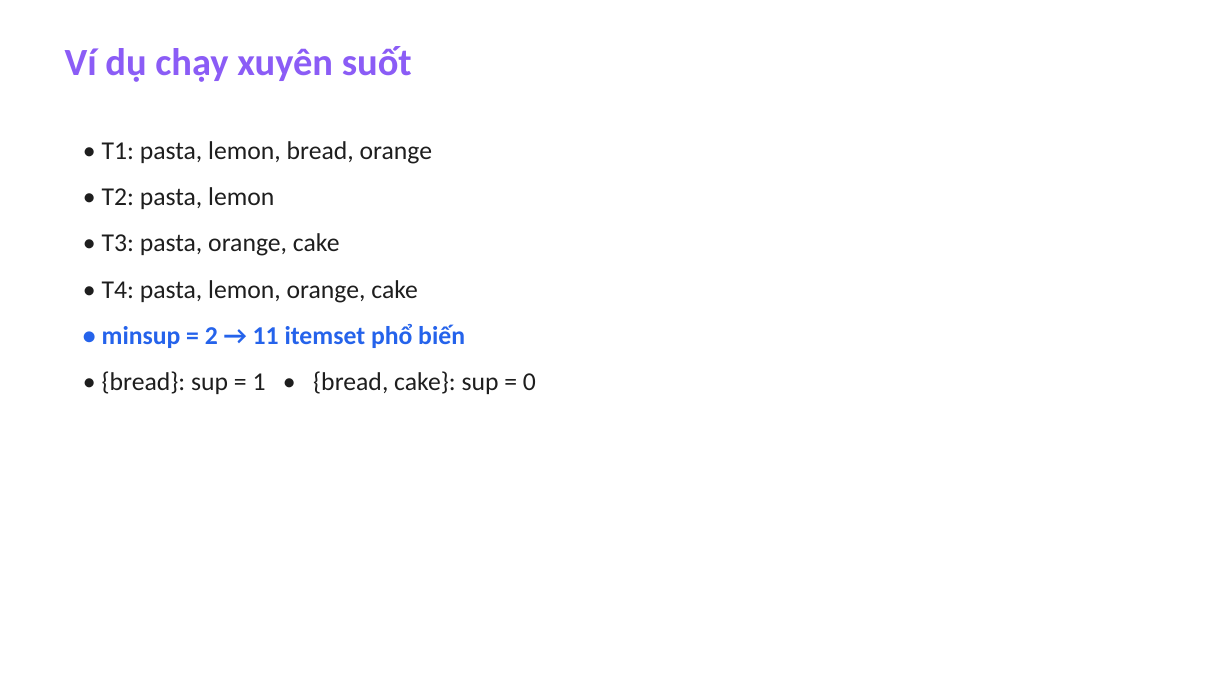
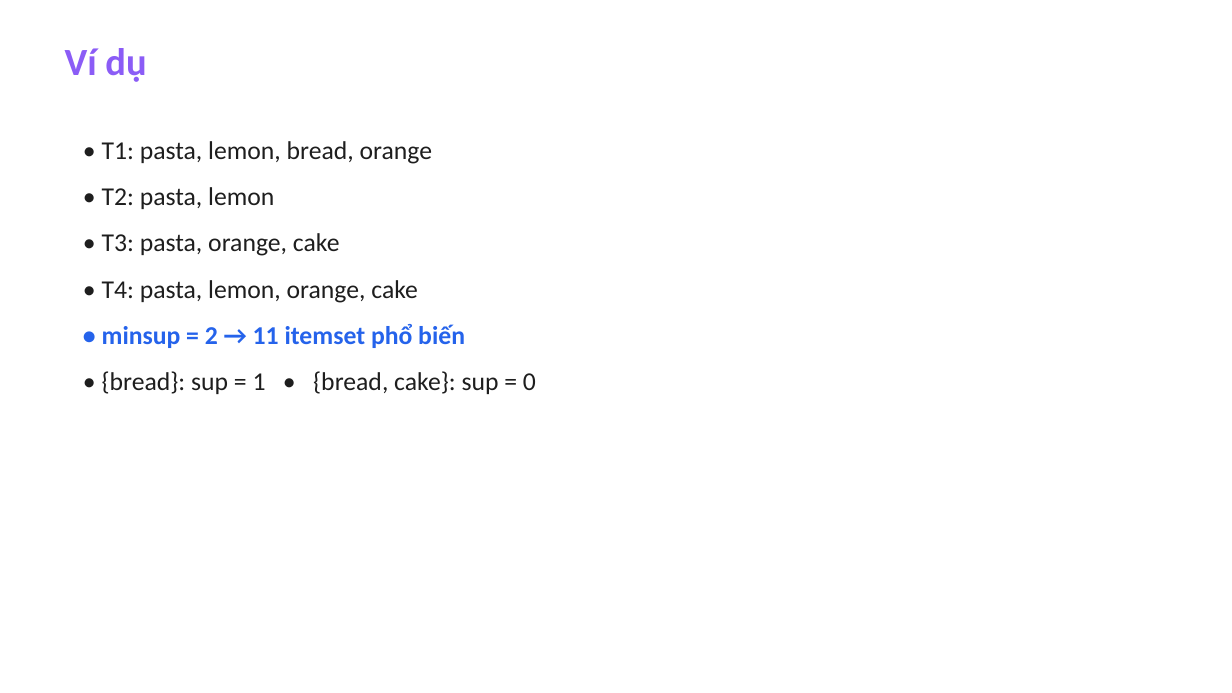
Before and after one commit to canhcutcon/advantage_data_mining, a slide deck: slide 5 of slides/presentation.pptx. Drawn at 1232x693 pixels with LibreOffice and Linux fonts; fonts in the diff are those of the drawing. Boxes give left, top, right and bottom in pixels: in the first picture for what was removed or moved away, otherwise in the second. Text is boxed around its words. In the diff, an @@ line names an element or a change of style, - is before the commit and + after.

```diff
--- a/slides/presentation.pptx
+++ b/slides/presentation.pptx
@@ text at box(65, 48, 146, 82): text changed @@
-Ví dụ chạy xuyên suốt
+Ví dụ
```
Also in this commit, not shown: 1 other slide changed, 11 other files.
